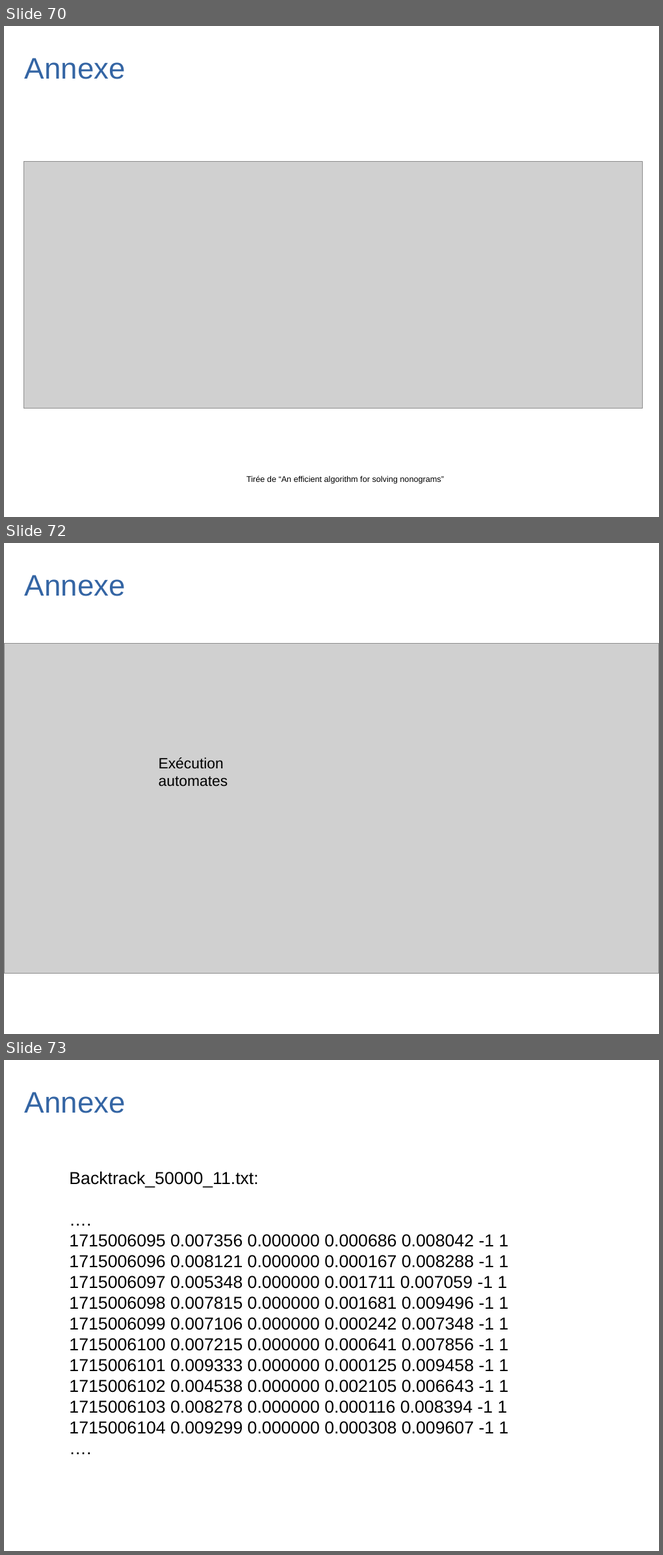
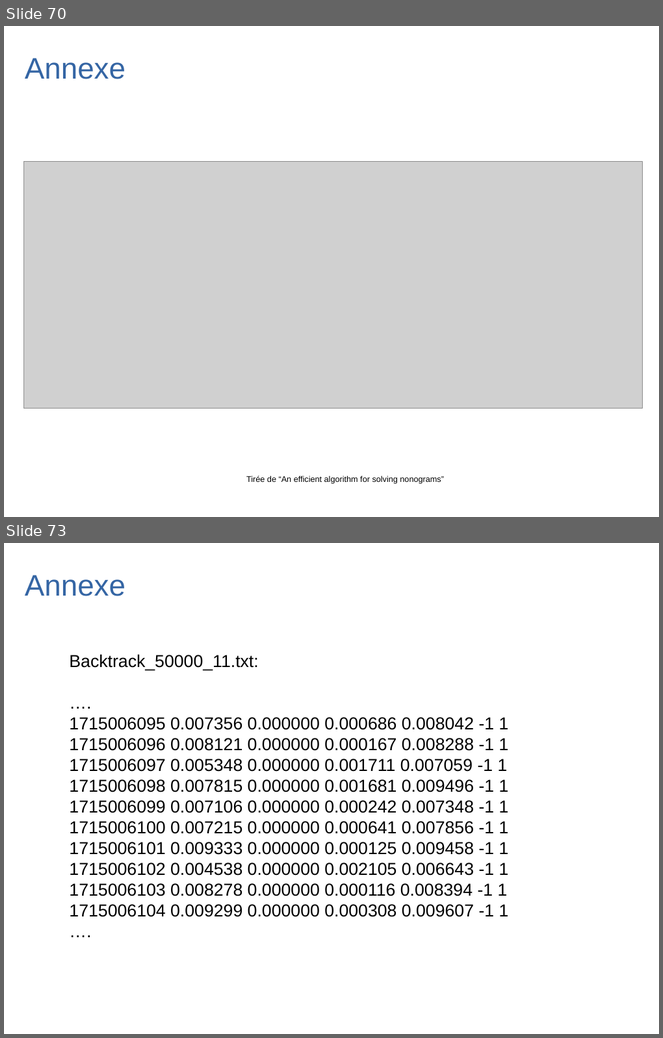
Before and after one commit to Bar0lg/TIPE_Project_Picross, a slide deck: DIAPO_TIPE_V3.odp. Shown one above the other, each under a label of ours: slides 70, 72 and 73 before the commit, slides 70 and 73 after it; the slides between them are not shown. The pictures are 663x1555 and 663x1038 pixels, drawn with LibreOffice and Linux fonts; fonts in the diff are those of the drawing; grey boxes stand for pictures. Boxes give left, top, right and bottom in pixels: in the first picture for what was removed or moved away, otherwise in the second. Text is boxed around its words. In the diff, an @@ line names an element or a change of style, - is before the commit and + after.

```diff
--- a/DIAPO_TIPE_V3.odp
+++ b/DIAPO_TIPE_V3.odp
@@ slide 72 removed at (4,543,659,1034), background #FFFFFF @@
@@ text removed at (25,575,126,596) @@
-Annexe
@@ picture removed at (4,644,659,974) @@
@@ text removed at (159,757,228,787) @@
-Exécution
-automates
```
Also in this commit, not shown: 7 slides changed, 2 slides added, 1 other slide removed, 13 other files.
